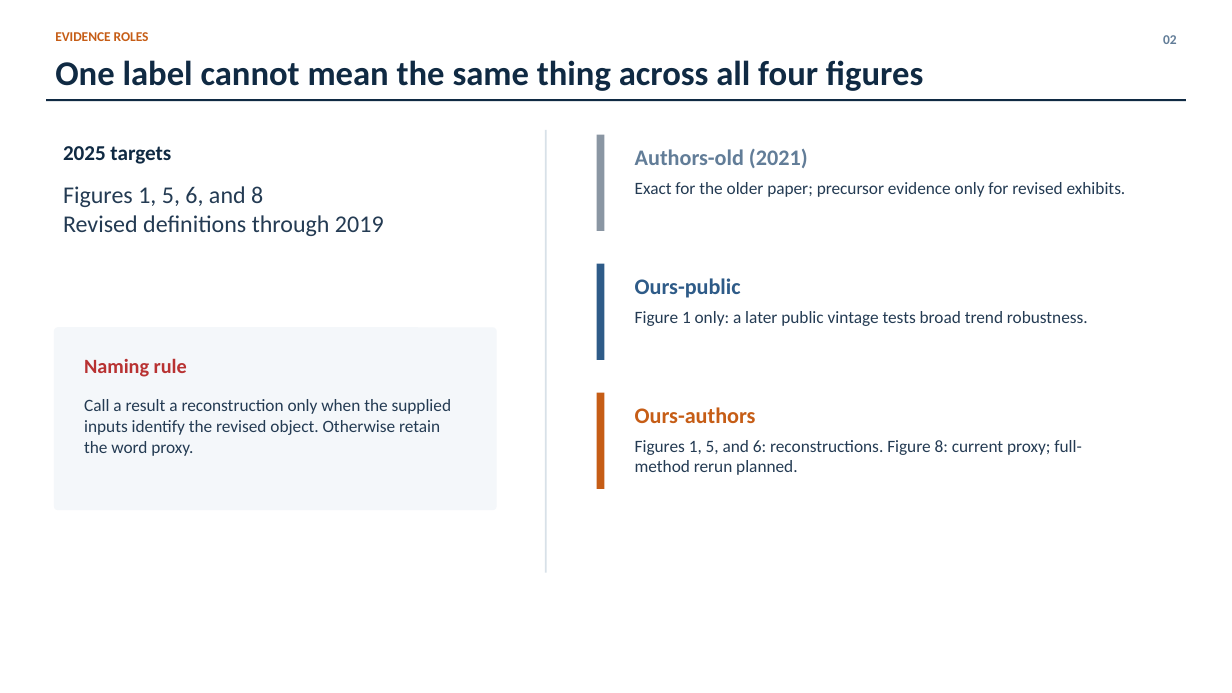
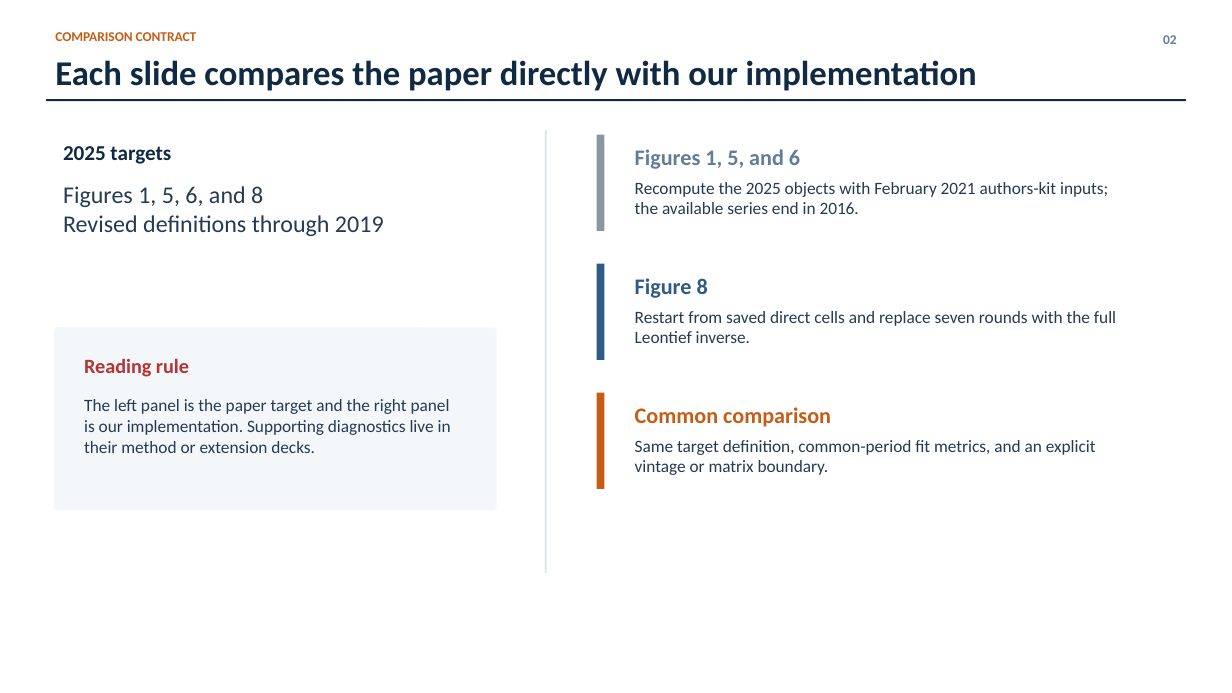
Before and after one commit to lorenz-gorini/mian-sufi-straub2025-saving-glut-replication, a slide deck: slide 2 of Presentation/4_figure_comparison/presentation.pptx. Drawn at 1232x693 pixels with LibreOffice and Linux fonts; fonts in the diff are those of the drawing. Boxes give left, top, right and bottom in pixels: in the first picture for what was removed or moved away, otherwise in the second. Text is boxed around its words. In the diff, an @@ line names an element or a change of style, - is before the commit and + after.

Commit message:
Refresh comparison + extension presentation decks
- add direct Figure 6 and Figure 8 comparisons
- move wealth and heatmap diagnostics to the extension deck
- update presentation sources, QA contracts, and project records

```diff
--- a/Presentation/4_figure_comparison/presentation.pptx
+++ b/Presentation/4_figure_comparison/presentation.pptx
@@ text at <box>55,32,197,41</box>: text changed @@
-EVIDENCE ROLES
+COMPARISON CONTRACT
@@ text at <box>55,60,977,91</box>: text changed @@
-One label cannot mean the same thing across all four figures
+Each slide compares the paper directly with our implementation
@@ text at <box>635,149,800,169</box>: text changed @@
-Authors-old (2021)
+Figures 1, 5, and 6
@@ text at <box>635,182,1108,214</box>: text changed @@
-Exact for the older paper; precursor evidence only for revised exhibits.
+Recompute the 2025 objects with February 2021 authors-kit inputs; the available series end in 2016.
@@ text at <box>635,278,708,298</box>: text changed @@
-Ours-public
+Figure 8
@@ text at <box>635,311,1116,343</box>: text changed @@
-Figure 1 only: a later public vintage tests broad trend robustness.
+Restart from saved direct cells and replace seven rounds with the full Leontief inverse.
@@ text at <box>84,358,189,377</box>: text changed @@
-Naming rule
+Reading rule
@@ text at <box>84,399,451,453</box>: text changed @@
-Call a result a reconstruction only when the supplied inputs identify the revised object. Otherwise retain the word proxy.
+The left panel is the paper target and the right panel is our implementation. Supporting diagnostics live in their method or extension decks.
@@ text at <box>635,407,831,427</box>: text changed @@
-Ours-authors
+Common comparison
@@ text at <box>635,440,1096,475</box>: text changed @@
-Figures 1, 5, and 6: reconstructions. Figure 8: current proxy; full-method rerun planned.
+Same target definition, common-period fit metrics, and an explicit vintage or matrix boundary.
```
Also in this commit, not shown: 6 other slides changed, 11 slides removed, 21 other files.
